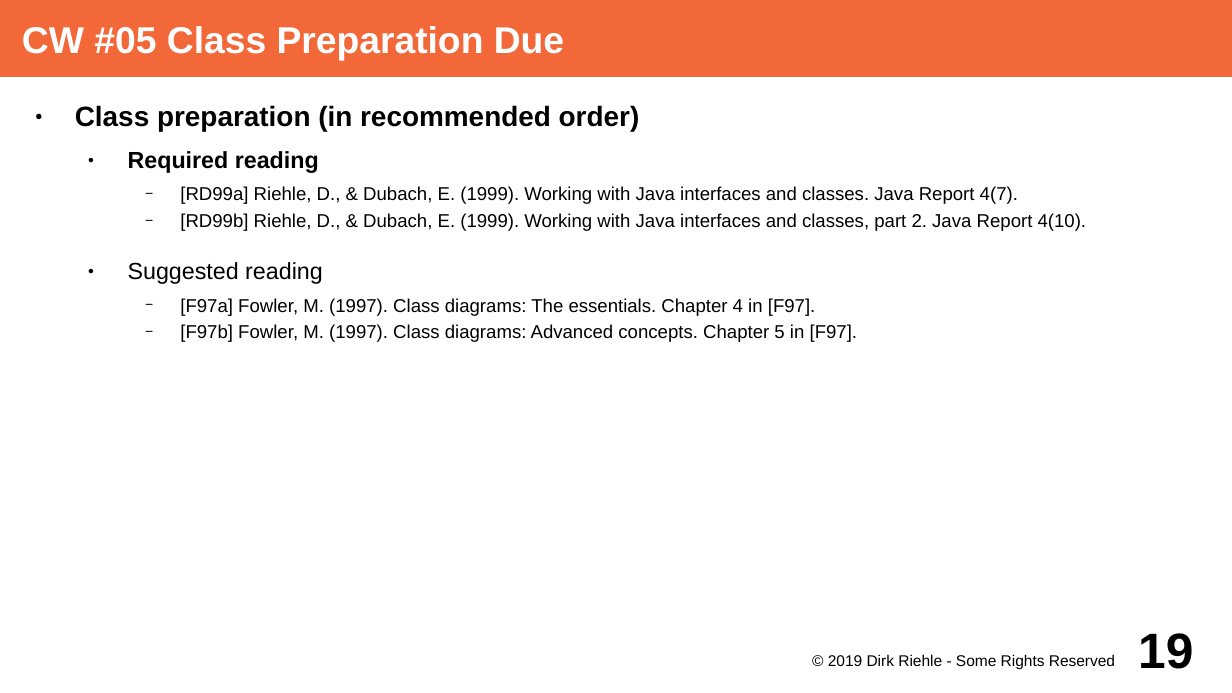
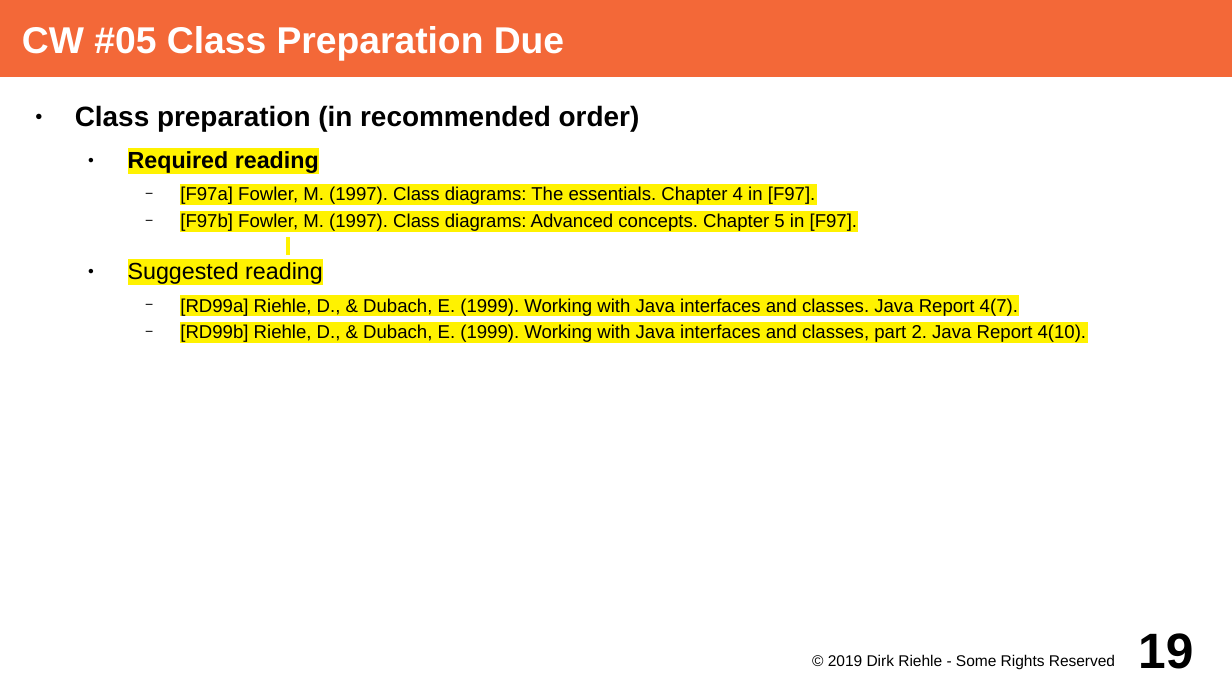
Before and after one commit to dirkriehle/adap-course, a slide deck: slide 19 of Lecture Slides/ADAP A02 - Course Schedule.odp. Drawn at 1232x693 pixels with LibreOffice and Linux fonts; fonts in the diff are those of the drawing. Boxes give left, top, right and bottom in pixels: in the first picture for what was removed or moved away, otherwise in the second. Text is boxed around its words. In the diff, an @@ line names an element or a change of style, - is before the commit and + after.

Commit message:
Reduced reading materials, first cut.

```diff
--- a/Lecture Slides/ADAP A02 - Course Schedule.odp
+++ b/Lecture Slides/ADAP A02 - Course Schedule.odp
@@ text at <box>128,151,1087,342</box>: highlight none to #FFF200 in "Required reading", "[RD99a] Riehle, D., & Dubach, E. (1999). ...", "[RD99b] Riehle, D., & Dubach, E. (1999). ..." @@
@@ text at <box>128,186,858,284</box>: paragraphs added @@
+    − [F97a] Fowler, M. (1997). Class diagrams: The essentials. Chapter 4 in [F97].
+    − [F97b] Fowler, M. (1997). Class diagrams: Advanced concepts. Chapter 5 in [F97].
+  ● Suggested reading
@@ text at <box>128,262,858,342</box>: paragraphs removed @@
-  ● Suggested reading
-    − [F97a] Fowler, M. (1997). Class diagrams: The essentials. Chapter 4 in [F97].
-    − [F97b] Fowler, M. (1997). Class diagrams: Advanced concepts. Chapter 5 in [F97].
```
Also in this commit, not shown: 24 other slides changed, 1 other file.
